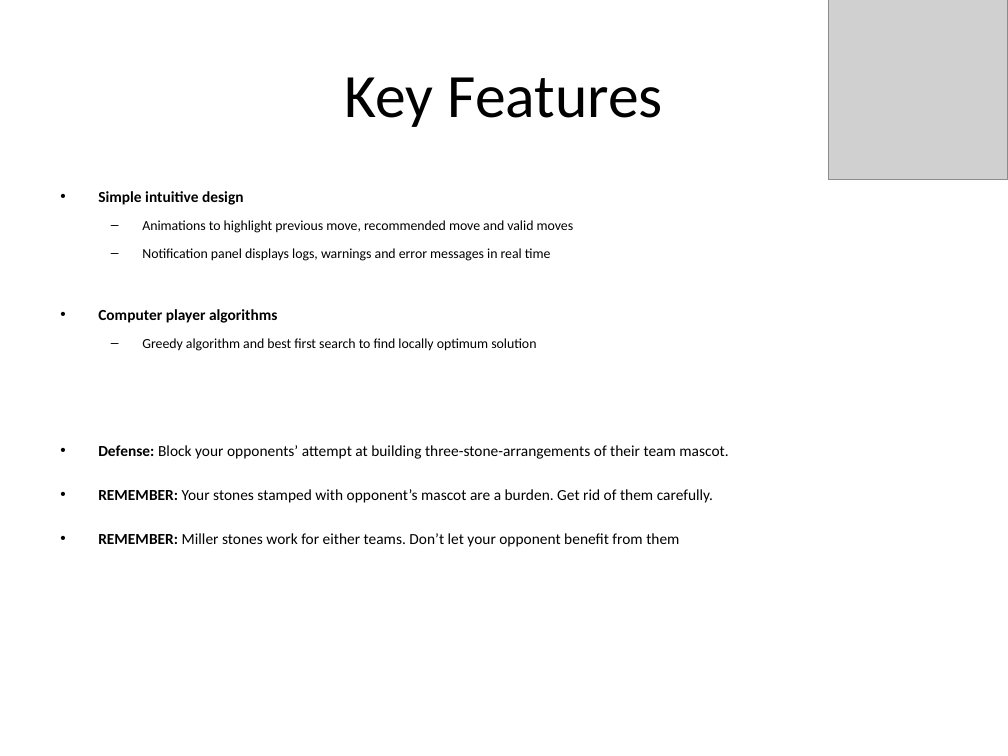
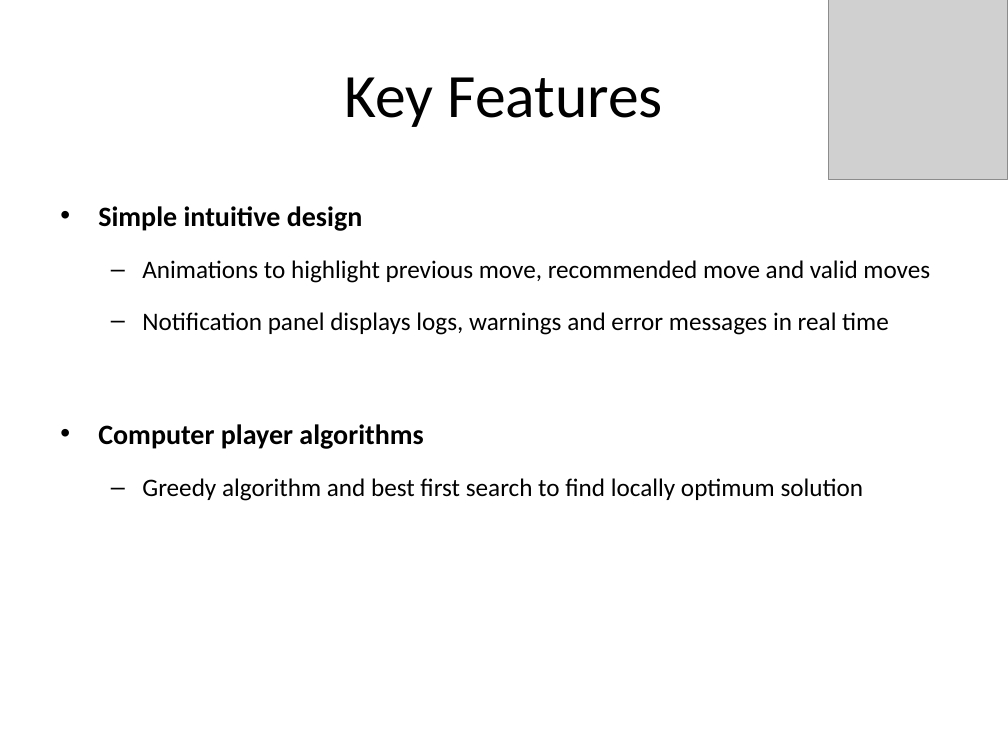
Before and after one commit to Viveckh/ThreeStones, a slide deck: slide 10 of docs/Stones - Presentation.ppt (slide 9 before the commit). Drawn at 1008x756 pixels with LibreOffice and Linux fonts; fonts in the diff are those of the drawing; grey boxes stand for pictures; background and template pictures are left out. Boxes give left, top, right and bottom in pixels: in the first picture for what was removed or moved away, otherwise in the second. Text is boxed around its words. In the diff, an @@ line names an element or a change of style, - is before the commit and + after.

```diff
--- a/docs/Stones - Presentation.ppt
+++ b/docs/Stones - Presentation.ppt
@@ text "Simple intuitive design" at [98,206,930,501]: size 11 to 20 pt in "Simple intuitive design", "Computer player algorithms"; size 9.9 to 18 pt in "Animations to highlight previous move, recommended move ...", "Notification panel displays logs, warnings and error ...", "Greedy algorithm and best first search to ..."; line spacing 1.3 to 1.5 @@
@@ text at [98,445,728,547]: paragraphs removed @@
-• Defense: Block your opponents’ attempt at building three-stone-arrangements of their team mascot.
-• REMEMBER: Your stones stamped with opponent’s mascot are a burden. Get rid of them carefully.
-• REMEMBER: Miller stones work for either teams. Don’t let your opponent benefit from them
```
Also in this commit, not shown: 1 other slide changed, 1 slide added, 7 other files.
